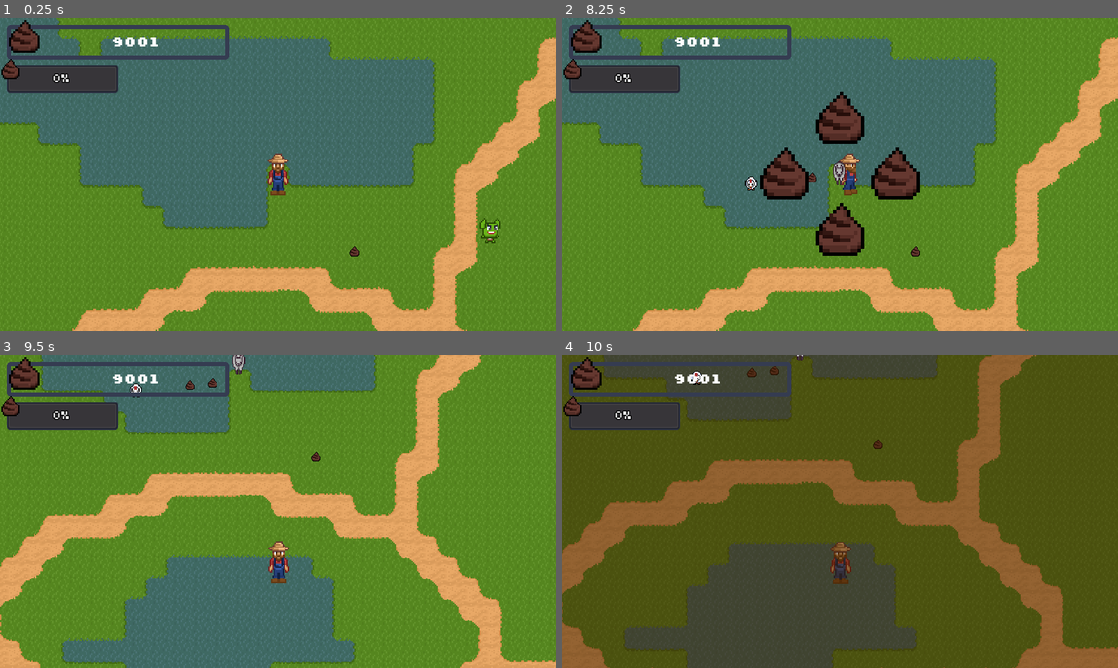
Above: before the commit, frames 1-4 (two rows, left to right).
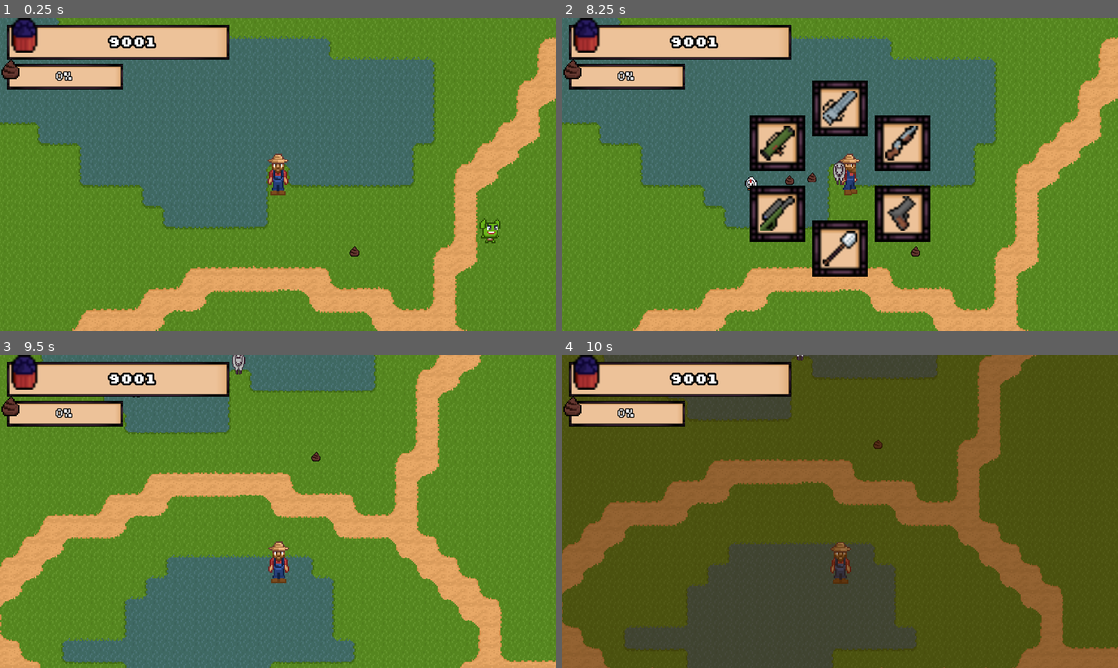
Above: after the commit, the same moments.

Repository: astro-panda/poo-farmer
Game: Godot game, scene res://Scenes/Main.tscn
Two runs of this game, one before a commit and one after it. Both use one fixed random seed, a clock stepped at 60 frames per second and the inputs below. The engine's default icon, where the game draws it, is replaced by a stand-in: a white triangle on a blue panel in a dark square.
Inputs (mouse positions are in pixels of both pictures, inside the frame that each line leads up to):
- Up to frame 1 (0.25 s): no input
- Up to frame 2 (8.25 s): click (840, 177) at 0.52 s; click (840, 177) at 1.27 s; click (840, 177) at 2.02 s; click (840, 177) at 2.77 s; click (840, 177) at 3.52 s; click (840, 177) at 4.27 s; click (840, 177) at 5.02 s; click (840, 177) at 5.77 s; click (840, 177) at 6.52 s; click (840, 177) at 7.27 s; tap Enter at 8 s; move the mouse to (962, 158) at 8.02 s; hold Right (move_right) from 8.03 s (still down); hold R (open_arsenal) from 8.03 s (still down); click (962, 158) at 8.17 s
- Up to frame 3 (9.5 s): move the mouse to (166, 527) at 8.77 s; release Right (move_right) at 8.78 s; release R (open_arsenal) at 8.78 s; hold Down (move_down) from 8.78 s (still down); click (166, 527) at 8.85 s
- Up to frame 4 (10 s): move the mouse to (895, 442) at 9.52 s; release Down (move_down) at 9.53 s; hold Right (move_right) from 9.53 s (still down); hold Tab (store) from 9.53 s (still down)

The runs differ from the first frame. In frame 1, 6.2% of the frame differs, in the area x 1-42%, y 0-24%; in frame 2, 18%, in the area x 1-67%, y 0-83%; in frame 3, 6.2%; in frame 4, 6.2%.

Commit message:
Added status bar theme

Diff:
--- a/poofarmer/Scenes/UI/Hud.tscn
+++ b/poofarmer/Scenes/UI/Hud.tscn
@@ -1,15 +1,24 @@
-[gd_scene load_steps=13 format=2]
+[gd_scene load_steps=20 format=2]
 
 [ext_resource path="res://Themes/UI Theme.tres" type="Theme" id=1]
 [ext_resource path="res://Fonts/Silkscreen/slkscrb.ttf" type="DynamicFontData" id=2]
-[ext_resource path="res://icon.png" type="Texture" id=3]
+[ext_resource path="res://Images/HUD.ScatlingGun.png" type="Texture" id=3]
 [ext_resource path="res://Images/Crap-export.png" type="Texture" id=4]
 [ext_resource path="res://Scripts/UI/Hud.gd" type="Script" id=5]
 [ext_resource path="res://Scripts/UI/PocketCountContainer.gd" type="Script" id=6]
 [ext_resource path="res://Fonts/Silkscreen/slkscre.ttf" type="DynamicFontData" id=7]
+[ext_resource path="res://Images/HUD.Silo.png" type="Texture" id=8]
+[ext_resource path="res://Images/HUD.SquareFrame.1.png" type="Texture" id=9]
+[ext_resource path="res://Images/HUD.Shovel.png" type="Texture" id=10]
+[ext_resource path="res://Images/HUD.Shotgun.png" type="Texture" id=11]
+[ext_resource path="res://Images/HUD.RocketLauncher.png" type="Texture" id=12]
+[ext_resource path="res://Images/HUD.RailGun.png" type="Texture" id=13]
+[ext_resource path="res://Images/HUD.Pistol.png" type="Texture" id=14]
 
 [sub_resource type="DynamicFont" id=1]
 size = 18
+outline_size = 2
+outline_color = Color( 0, 0, 0, 1 )
 font_data = ExtResource( 2 )
 
 [sub_resource type="DynamicFont" id=6]
@@ -80,29 +89,28 @@
 margin_bottom = 48.0
 grow_horizontal = 2
 size_flags_horizontal = 3
-texture = ExtResource( 3 )
-draw_center = false
-patch_margin_left = 8
-patch_margin_top = 8
-patch_margin_right = 8
-patch_margin_bottom = 8
+texture = ExtResource( 9 )
+patch_margin_left = 4
+patch_margin_top = 4
+patch_margin_right = 4
+patch_margin_bottom = 4
 
 [node name="SiloCrudIcon" type="TextureRect" parent="CanvasLayer/SiloCountContainer"]
 margin_top = -8.0
 margin_right = 40.0
 margin_bottom = 32.0
-texture = ExtResource( 4 )
+texture = ExtResource( 8 )
 expand = true
 stretch_mode = 1
 
 [node name="SiloCrudPoints" type="Label" parent="CanvasLayer/SiloCountContainer"]
-anchor_left = 0.187
+anchor_left = 0.156
 anchor_top = 0.5
-anchor_right = 0.187
+anchor_right = 0.156
 anchor_bottom = 0.5
-margin_left = 0.127998
+margin_left = 0.0639992
 margin_top = -20.0
-margin_right = 200.128
+margin_right = 208.064
 margin_bottom = 20.0
 theme = ExtResource( 1 )
 custom_fonts/font = SubResource( 1 )
@@ -116,12 +124,11 @@
 anchor_right = 0.012
 anchor_bottom = 0.128
 margin_left = 0.32
-margin_top = 8.0
+margin_top = 7.92
 margin_right = 128.32
-margin_bottom = 40.0
+margin_bottom = 33.92
 grow_horizontal = 2
 size_flags_horizontal = 3
-texture = ExtResource( 3 )
 draw_center = false
 patch_margin_left = 8
 patch_margin_top = 8
@@ -130,8 +137,10 @@
 script = ExtResource( 6 )
 
 [node name="PocketCrudProgressBar" type="ProgressBar" parent="CanvasLayer/PocketCountContainer"]
-margin_right = 128.0
-margin_bottom = 32.0
+margin_left = 3.0
+margin_top = 2.0
+margin_right = 131.0
+margin_bottom = 25.0
 theme = ExtResource( 1 )
 custom_fonts/font = SubResource( 6 )
 max_value = 10.0
@@ -154,37 +163,125 @@
 margin_top = 4.5
 margin_bottom = 4.5
 
-[node name="TextureButton" type="TextureButton" parent="CanvasLayer/Arsenal Wheel"]
+[node name="Shovel" type="TextureButton" parent="CanvasLayer/Arsenal Wheel"]
 margin_left = -32.0
-margin_top = 24.0
+margin_top = 47.5
 margin_right = 32.0
-margin_bottom = 88.0
-texture_normal = ExtResource( 4 )
-texture_pressed = ExtResource( 3 )
-
-[node name="TextureButton3" type="TextureButton" parent="CanvasLayer/Arsenal Wheel"]
+margin_bottom = 111.5
+texture_normal = ExtResource( 9 )
+texture_pressed = ExtResource( 9 )
+expand = true
+
+[node name="TextureRect" type="TextureRect" parent="CanvasLayer/Arsenal Wheel/Shovel"]
+margin_left = 12.0
+margin_top = 12.0
+margin_right = 52.0
+margin_bottom = 52.0
+texture = ExtResource( 10 )
+expand = true
+__meta__ = {
+"_edit_lock_": true
+}
+
+[node name="Pistol" type="TextureButton" parent="CanvasLayer/Arsenal Wheel"]
+margin_left = 40.0
+margin_top = 7.5
+margin_right = 104.0
+margin_bottom = 71.5
+texture_normal = ExtResource( 9 )
+texture_pressed = ExtResource( 9 )
+expand = true
+
+[node name="TextureRect" type="TextureRect" parent="CanvasLayer/Arsenal Wheel/Pistol"]
+margin_left = 12.0
+margin_top = 12.0
+margin_right = 52.0
+margin_bottom = 52.0
+texture = ExtResource( 14 )
+expand = true
+__meta__ = {
+"_edit_lock_": true
+}
+
+[node name="Shatgun" type="TextureButton" parent="CanvasLayer/Arsenal Wheel"]
+margin_left = 40.0
+margin_top = -72.5
+margin_right = 104.0
+margin_bottom = -8.5
+texture_normal = ExtResource( 9 )
+texture_pressed = ExtResource( 9 )
+expand = true
+
+[node name="TextureRect" type="TextureRect" parent="CanvasLayer/Arsenal Wheel/Shatgun"]
+margin_left = 12.0
+margin_top = 12.0
+margin_right = 52.0
+margin_bottom = 52.0
+texture = ExtResource( 11 )
+expand = true
+__meta__ = {
+"_edit_lock_": true
+}
+
+[node name="ScatlingGun" type="TextureButton" parent="CanvasLayer/Arsenal Wheel"]
 margin_left = -32.0
-margin_top = -104.0
+margin_top = -112.5
 margin_right = 32.0
-margin_bottom = -40.0
-texture_normal = ExtResource( 4 )
-texture_pressed = ExtResource( 3 )
-
-[node name="TextureButton4" type="TextureButton" parent="CanvasLayer/Arsenal Wheel"]
-margin_left = 32.0
-margin_top = -40.0
-margin_right = 96.0
-margin_bottom = 24.0
-texture_normal = ExtResource( 4 )
-texture_pressed = ExtResource( 3 )
-
-[node name="TextureButton5" type="TextureButton" parent="CanvasLayer/Arsenal Wheel"]
-margin_left = -96.0
-margin_top = -40.0
-margin_right = -32.0
-margin_bottom = 24.0
-texture_normal = ExtResource( 4 )
-texture_pressed = ExtResource( 3 )
+margin_bottom = -48.5
+texture_normal = ExtResource( 9 )
+texture_pressed = ExtResource( 9 )
+expand = true
+
+[node name="TextureRect" type="TextureRect" parent="CanvasLayer/Arsenal Wheel/ScatlingGun"]
+margin_left = 12.0
+margin_top = 12.0
+margin_right = 52.0
+margin_bottom = 52.0
+texture = ExtResource( 3 )
+expand = true
+__meta__ = {
+"_edit_lock_": true
+}
+
+[node name="RocketLauncher" type="TextureButton" parent="CanvasLayer/Arsenal Wheel"]
+margin_left = -104.0
+margin_top = -72.5
+margin_right = -40.0
+margin_bottom = -8.5
+texture_normal = ExtResource( 9 )
+texture_pressed = ExtResource( 9 )
+expand = true
+
+[node name="TextureRect" type="TextureRect" parent="CanvasLayer/Arsenal Wheel/RocketLauncher"]
+margin_left = 12.0
+margin_top = 12.0
+margin_right = 52.0
+margin_bottom = 52.0
+texture = ExtResource( 12 )
+expand = true
+__meta__ = {
+"_edit_lock_": true
+}
+
+[node name="Railgun" type="TextureButton" parent="CanvasLayer/Arsenal Wheel"]
+margin_left = -104.0
+margin_top = 7.5
+margin_right = -40.0
+margin_bottom = 71.5
+texture_normal = ExtResource( 9 )
+texture_pressed = ExtResource( 9 )
+expand = true
+
+[node name="TextureRect" type="TextureRect" parent="CanvasLayer/Arsenal Wheel/Railgun"]
+margin_left = 12.0
+margin_top = 12.0
+margin_right = 52.0
+margin_bottom = 52.0
+texture = ExtResource( 13 )
+expand = true
+__meta__ = {
+"_edit_lock_": true
+}
 
 [node name="AnimationPlayer" type="AnimationPlayer" parent="CanvasLayer/Arsenal Wheel"]
 pause_mode = 2
--- a/poofarmer/Themes/UI Theme.tres
+++ b/poofarmer/Themes/UI Theme.tres
@@ -1,6 +1,22 @@
-[gd_resource type="Theme" load_steps=3 format=2]
+[gd_resource type="Theme" load_steps=6 format=2]
 
 [ext_resource path="res://Fonts/Silkscreen/slkscrb.ttf" type="DynamicFontData" id=1]
+[ext_resource path="res://Images/HUD.SquareFrame.1.png" type="Texture" id=2]
+
+[sub_resource type="StyleBoxTexture" id=2]
+texture = ExtResource( 2 )
+region_rect = Rect2( 0, 0, 19, 19 )
+margin_left = 4.0
+margin_right = 4.0
+margin_top = 4.0
+margin_bottom = 3.0
+expand_margin_left = 3.0
+expand_margin_right = 3.0
+expand_margin_top = 3.0
+expand_margin_bottom = 3.0
+
+[sub_resource type="StyleBoxFlat" id=3]
+bg_color = Color( 0.4, 0.223529, 0.192157, 1 )
 
 [sub_resource type="DynamicFont" id=1]
 outline_size = 1
@@ -12,3 +28,7 @@
 
 [resource]
 default_font = SubResource( 1 )
+ProgressBar/colors/font_color = Color( 0.94, 0.94, 0.94, 1 )
+ProgressBar/colors/font_color_shadow = Color( 0, 0, 0, 1 )
+ProgressBar/styles/bg = SubResource( 2 )
+ProgressBar/styles/fg = SubResource( 3 )
